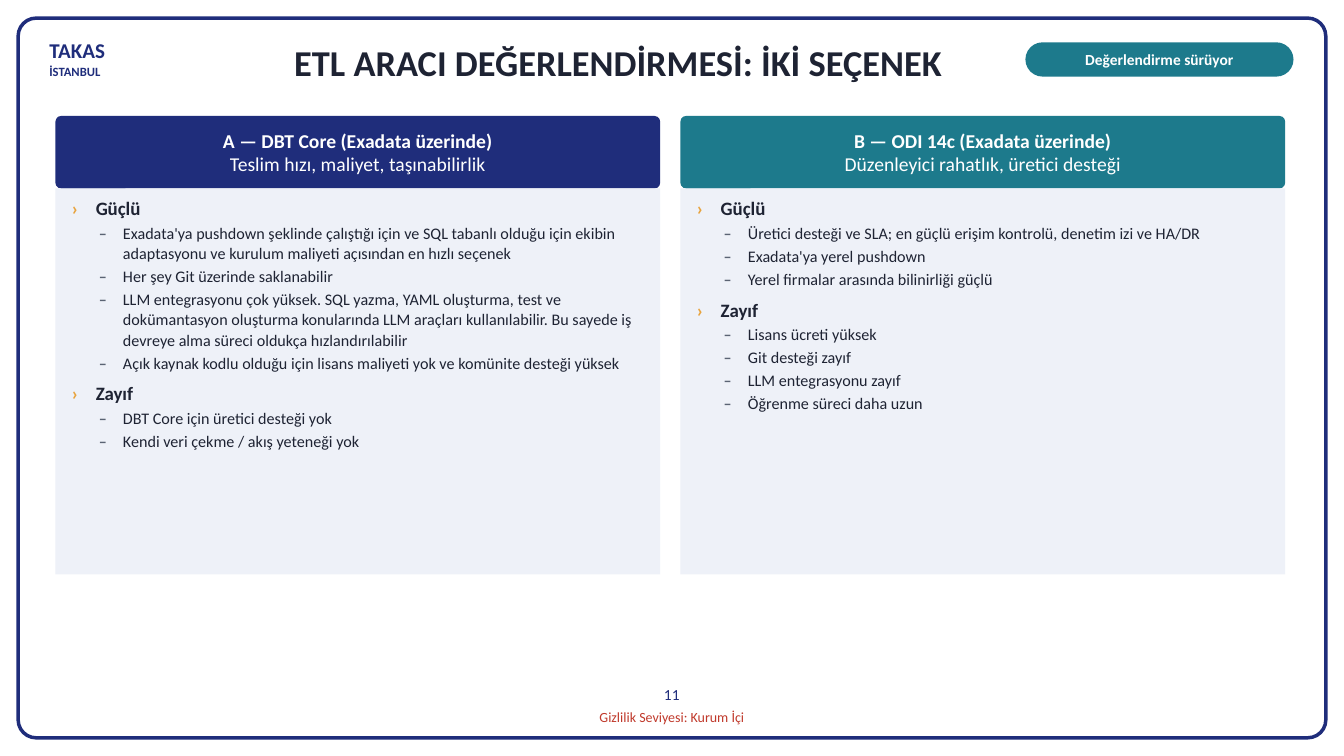
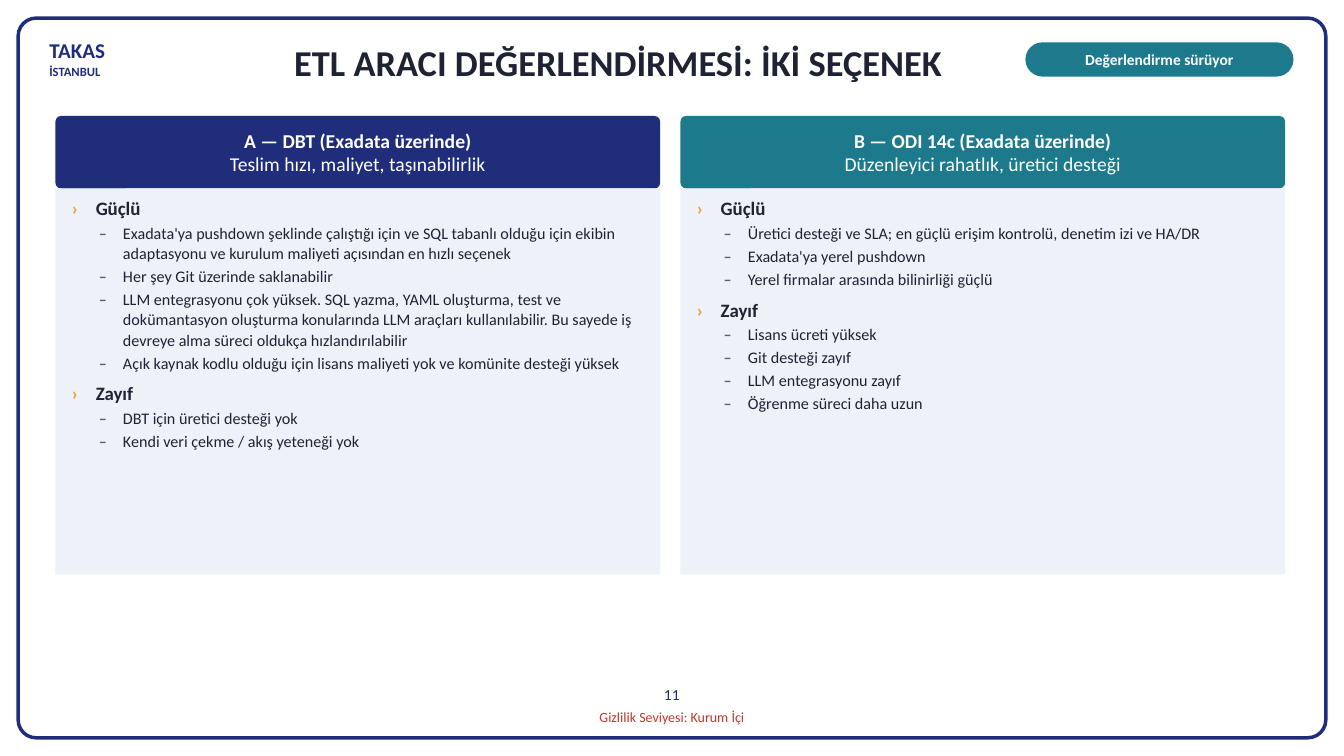
Before and after one commit to hanifidemirel0/Cursor-Projects, a slide deck: slide 11 of outputs/dwh-sunum-kasim-2026/5 - DWHSunum_Kasim2026.pptx. Drawn at 1344x756 pixels with LibreOffice and Linux fonts; fonts in the diff are those of the drawing. Boxes give left, top, right and bottom in pixels: in the first picture for what was removed or moved away, otherwise in the second. Text is boxed around its words. In the diff, an @@ line names an element or a change of style, - is before the commit and + after.

```diff
--- a/outputs/dwh-sunum-kasim-2026/5 - DWHSunum_Kasim2026.pptx
+++ b/outputs/dwh-sunum-kasim-2026/5 - DWHSunum_Kasim2026.pptx
@@ text in rounded rectangle at <box>244,133,472,151</box>: text changed @@
-A — DBT Core (Exadata üzerinde)
+A — DBT (Exadata üzerinde)
@@ text at <box>123,413,298,427</box>: text changed @@
-– DBT Core için üretici desteği yok
+– DBT için üretici desteği yok
```
Also in this commit, not shown: 6 other slides changed, 2 other files.
